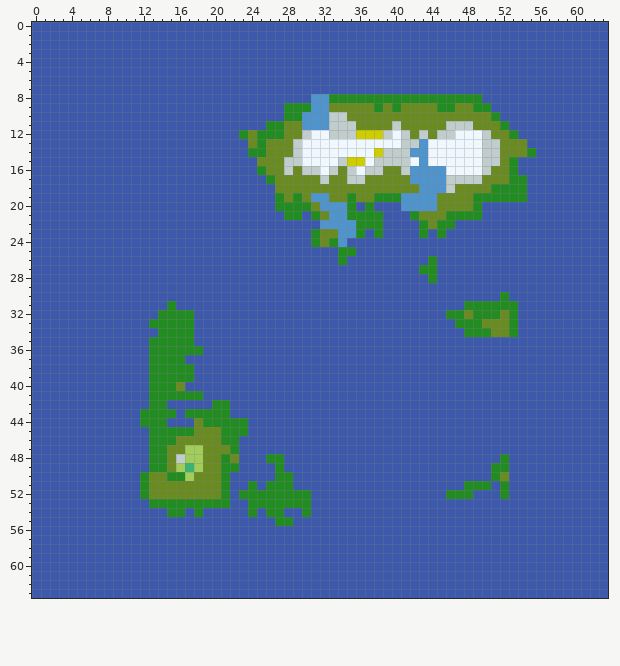
Edited in one commit: pixel-art sprite (TestImages/Biomes.png). Above is the file before it was changed.
The file is 64x64 pixels.
After:
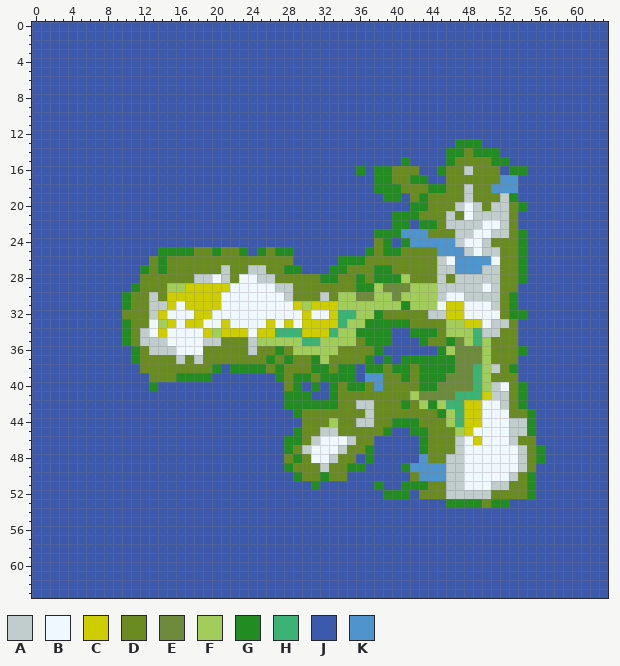
Palette (. is transparent): A #c1cdcd  B #f0f8ff  C #cdcd00  D #698b22  E #6e8b3d  F #a2cd5a  G #228b22  H #3cb374  J #3d59ab  K #4f94cd
Difference:
Changed rows in their new state; - is an unchanged pixel.
first column x 10:
 8 ---------------------JJJJJJJJJJJJJJJJJJJ-------
 9 ------------------JJJJJJJJJJJJJJJJJJJJJJJ------
10 ------------------JJJJJJJJJJJJJJJJJJJJJJJJ-----
11 ----------------JJJJJJJJJJJJJJJJJJJJJJJJJJJ----
12 -------------JJJJJJJJJJJJJJJJJJJJJJJJJJJJJJJ---
13 --------------JJJJJJJJJJJJJJJJJJJJJJJGGGJJJJJ--
14 --------------JJJJJJJJJJJJJJJJJJJJJJGGDGGGJJJJ-
15 ---------------JJJJJJJJJJJJJJJJGJJJJGDDDDGGJ---
16 ---------------JJJJJJJJJJJGJGG-DDJJGDDADD-J-G--
17 ----------------JJJJJJJJJJJJGG--GGJJDDDD--KKJ--
18 -----------------JJJJJJJJJJJGGG--DGGD-A--KKKJ--
19 -----------------JJJJJJJJJJJJ--JDGD---ADDDA-J--
20 -----------------JJJJJJJJJ-J---JGGD--ABADAADG--
21 ------------------JJ-JJJJJJJJ-GG----ADBAAAAD---
22 ----------------------JJJJJJJ-GG--GDAAAABBAD---
23 ---------------------JJJJJJ--GGKKKDDDAABBAADG--
24 ---------------------JJJJ---DG-GKKKKKABBADDDG--
25 ----GGGGDDGDDG-GDGG-----JJ-GDGGDDDDKKKABAADDG--
26 ---DGDDDDDDDDDDDDDD------GGDDDDDDDDABKKKKBDDG--
27 --GDGDDDDDDADDAADDGG---GGDDDGGDDDDDAAKKKAADDG--
28 --DDDDDDAABADBBAADDDDDGGDDGDGGGFDDDADAAAAADDG--
29 -GDDDFFCCCCCBBBBBAADDDDDDDGGFEEEFFFAAAAABADD---
30 GDDADCCCCCCBBBBBBBADDDADFFEEFFEFFFFABBAAAADG---
31 GDDAACBCCCCBBBBBBBBCFCCCFFFFFFFGFFFBCCBBBAD----
32 DDDACBBBCCBBBBBBBBBBCBBCHHFFGDDDDDAACCBBBB--G--
33 GDDBFCBCCBBCBBBBCBCBCCCCHFFGGGGGDDDDFFCCBAAD---
34 GDABCBBBBCFCCCBCCHHHCCCHFFGGGG--GGGDFFFHAA-D---
35 GDAAABBBBAADDDAFFFFFHHFFFFDGGG---GDDGEFHFDDD---
36 -GDAAABBBDDDDDADDGDFFFFFDDDDG------GFEEEFDDDG--
37 -GDDDDADADDDDDDDGDGDDGFDDDDG-G-GGGGGGEEEFDDD---
38 --DDDDDDDDG-GGGGDGDDDGGDGG-GGDGGDGGGGEEHFADG---
39 ---DDD--GG-------GDGGDGGGG-KKDDGDGGGEEEHFDDD---
40 ----JJJ-----------DG-G-GDGGDKDDDDGGEEEEHFABDG--
41 ---JJJJJJ---------GGG--GDDDDDDDDFEEEEHHHCAADG--
42 ---JJ-----JJ------GGGGGGDDAADDDGDFGFHHCCBBADG--
43 --JJJJ-JJJJJ-------GDDDDDDDADDDDDDDGFHCCBBBDDG-
44 --JJJ---JJJJJJ------DDDFDDAADDGGGDDDFHCCBBBAAG-
45 ---JJJJJJJJJJJ-----GDDAADDDDDG--GGDDDFCBBBBAAG-
46 ---JJJJJJJJJJ-----GGDABBBADD-----GDDDABCBBBADD-
47 ---JJJJJJJJJJ-----GDABBBADDG-----GDDDABBBBBBADG
48 ---JJJJJJJJJJ---JJDGDBBADD-G-----KDDAABBBBBBADG
49 ---JJJJJJJJJJ----JGDDDADDGG----GKKKKAABBBBBBAD-
50 --JJJJJJJJJJ-----JJGDDGDD-------DKKKAABBBBBADG-
51 --JJJJJJJJJJ--J-JJJ--G------G--GGGDDAABBBAADDG-
52 --JJJJJJJJJJ-JJJJJJJJ--------GGG-DDDAAAAADDDDG-
53 ---JJJJJJJJJ--JJJJJJJ---------------GGGGDGG----
54 -----JJ-J-----J-JJ--J--------------------------
55 -----------------JJ----------------------------
